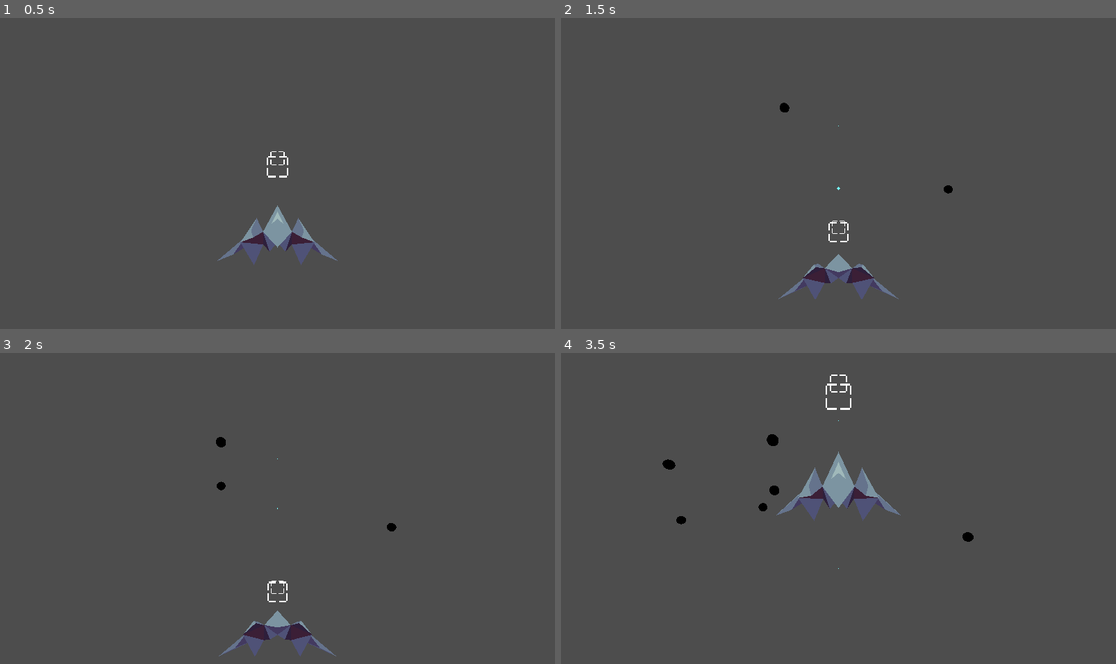
Above: before the commit, frames 1-4 (two rows, left to right).
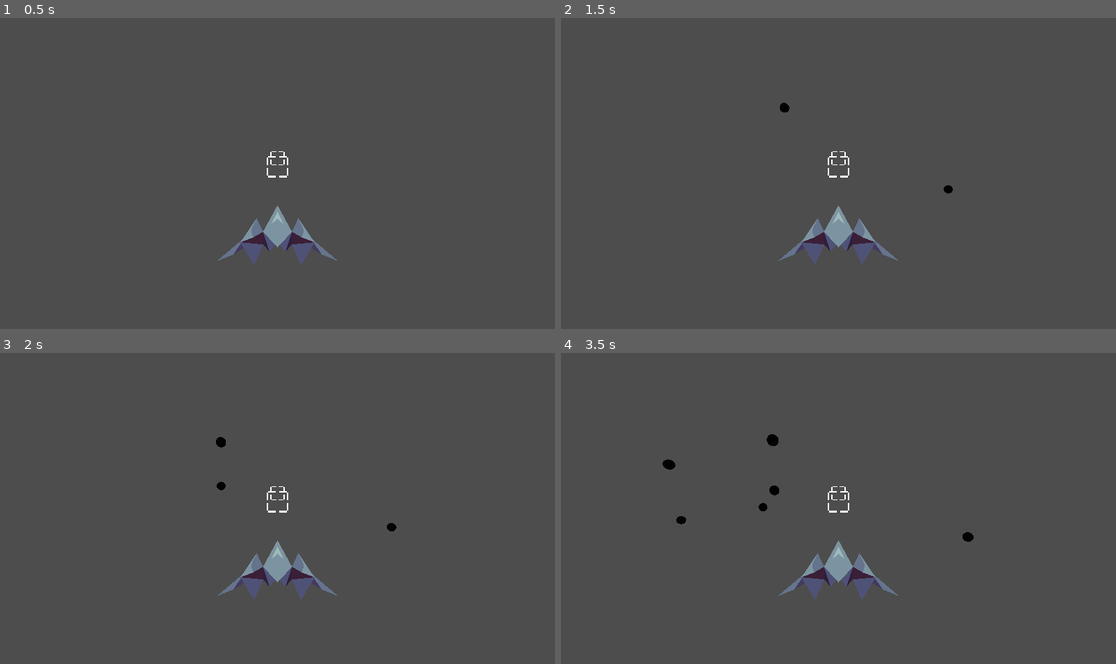
Above: after the commit, the same moments.

Repository: pjimenez1502/NovaRat
Game: Godot game, scene res://Scenes/World/UI.tscn
The game is run twice, just before and just after one commit, with the same random seed, the same clock (stepped at 60 frames per second) and the same inputs.
Inputs (mouse positions are in pixels of both pictures, inside the frame that each line leads up to):
- Up to frame 1 (0.5 s): no input
- Up to frame 2 (1.5 s): tap Enter at 0.5 s; move the mouse to (960, 157) at 0.52 s; press the mouse at (960, 157) at 0.53 s; hold E (DODGE_RIGHT) 0.53-1.28 s; move the mouse to (727, 189) at 1.27 s; release the mouse at (727, 189) at 1.28 s; hold S (DOWN) from 1.28 s (still down); click (727, 189) at 1.35 s
- Up to frame 3 (2 s): keep holding S (DOWN)
- Up to frame 4 (3.5 s): move the mouse to (894, 440) at 2.02 s; release S (DOWN) at 2.03 s; press the mouse at (894, 440) at 2.03 s; hold E (DODGE_RIGHT) 2.03-2.78 s; move the mouse to (810, 570) at 2.77 s; release the mouse at (810, 570) at 2.78 s; hold W (UP) from 2.78 s (still down); click (810, 570) at 2.85 s

Frame 1 is identical in both runs. In frame 2, 2.3% of the frame differs, in the area x 39-61%, y 34-91%; in frame 3, 2.3%; in frame 4, 3.0%, in the area x 38-62%, y 6-80%.
Error after the commit: Parse Error: Could not find type "ship_stats" in the current scope. (res://Src/Player/player_ship.gd:8)

Commit message:
Bank movement and dodge

Diff:
--- a/Src/Player/PlayerControl.gd
+++ b/Src/Player/PlayerControl.gd
@@ -5,6 +5,12 @@
 
 
 var direction : Vector2
+
+const DOUBLETAP_DELAY : float = .25
+var doubletap_time : float = DOUBLETAP_DELAY
+
+func _process(delta: float) -> void:
+	doubletap_time -= delta
 
 func _input(_event: InputEvent) -> void:
 	var vertical : float = Input.get_axis("DOWN", "UP")
@@ -15,6 +21,47 @@
 	if _event.is_action_pressed("SHOOT"):
 		_player_ship.weapon.shoot()
 
+	var bank_axis = Input.get_axis("DODGE_LEFT", "DODGE_RIGHT")
+	_player_ship.set_bank(bank_axis * 90)
+
+	if check_left_dodge():
+		_player_ship.dodge(-1)
+	if check_right_dodge():
+		_player_ship.dodge(1)
+
+var left_pressed : bool
+var left_released : bool
+func check_left_dodge() -> bool:
+	if doubletap_time <= 0:
+		left_pressed = false
+		left_released = false
+	if Input.get_action_strength("DODGE_LEFT") > .9:
+		doubletap_time = DOUBLETAP_DELAY
+		left_pressed = true
+	if left_pressed and Input.get_action_strength("DODGE_LEFT") < .2:
+		left_released = true
+	if left_released and Input.get_action_strength("DODGE_LEFT") > .9:
+		left_pressed = false
+		left_released = false
+		return true
+	return false
+
+var right_pressed : bool
+var right_released : bool
+func check_right_dodge() -> bool:
+	if doubletap_time <= 0:
+		right_pressed = false
+		right_released = false
+	if Input.get_action_strength("DODGE_RIGHT") > .9:
+		doubletap_time = DOUBLETAP_DELAY
+		right_pressed = true
+	if right_pressed and Input.get_action_strength("DODGE_RIGHT") < .2:
+		right_released = true
+	if right_released and Input.get_action_strength("DODGE_RIGHT") > .9:
+		right_pressed = false
+		right_released = false
+		return true
+	return false
 
 func easeInSine(x: float) -> float:
 	return (1 - cos((x * PI) / 2)) * sign(x)
--- a/Src/Player/player_ship.gd
+++ b/Src/Player/player_ship.gd
@@ -1,22 +1,59 @@
 extends Node3D
 class_name player_ship
 
+@onready var animation_player: AnimationPlayer = $AnimationPlayer
+
 @export var _player_control : player_control
 @export var weapon : ship_weapon
+@export var stats : ship_stats
+
+@export var dodge_distance : float = 1.5
+@export var dodge_cooldown : float = 2
+var curr_dodge_cooldown : float
 
 var target_position : Vector3
+var target_bank : float
+var _bank : float
+
 var velocity : Vector3
 var look_target: Vector3
 
+var dash : Vector3
+
 func _physics_process(delta: float) -> void:
 	steer(delta)
+	bank(delta)
+	curr_dodge_cooldown -= delta
 
 func steer(delta : float) -> void:
-	target_position = position + Vector3(_player_control.direction.x, _player_control.direction.y, 0)
+	target_position = position + Vector3(_player_control.direction.x, _player_control.direction.y, 0) + (Vector3(_bank, 0, 0) * 0.5)
 	target_position.x = clampf(target_position.x, -6, 6)
 	target_position.y = clampf(target_position.y, -2, 4)
 
-	position = lerp(position, target_position, delta * 6)
+	position = lerp(position, target_position , delta * 6)
 
-	look_target = lerp(look_target, position + Vector3(_player_control.direction.x * 15, _player_control.direction.y * 6, -10), delta * 8)
+	look_target = lerp(look_target, position + Vector3(_player_control.direction.x * 30, _player_control.direction.y * 12, -20), delta * 8)
 	look_at(look_target)
+
+func dodge(direction : int) -> void:
+	if curr_dodge_cooldown > 0:
+		return
+	#dash.x += direction * dodge_distance
+	curr_dodge_cooldown = dodge_cooldown
+	if direction == 1:
+		animation_player.play("Dash R")
+	elif direction == -1:
+		animation_player.play("Dash L")
+
+func clear_dash() -> void:
+	dash = Vector3.ZERO
+
+func bank(delta : float) -> void:
+	_bank = lerp(_bank, target_bank, delta * 6)
+	rotate_object_local(Vector3.FORWARD, _bank)
+
+func set_bank(angle : float) -> void:
+	target_bank = deg_to_rad(angle)
+
+func roll(direction : float) -> void:
+	pass
